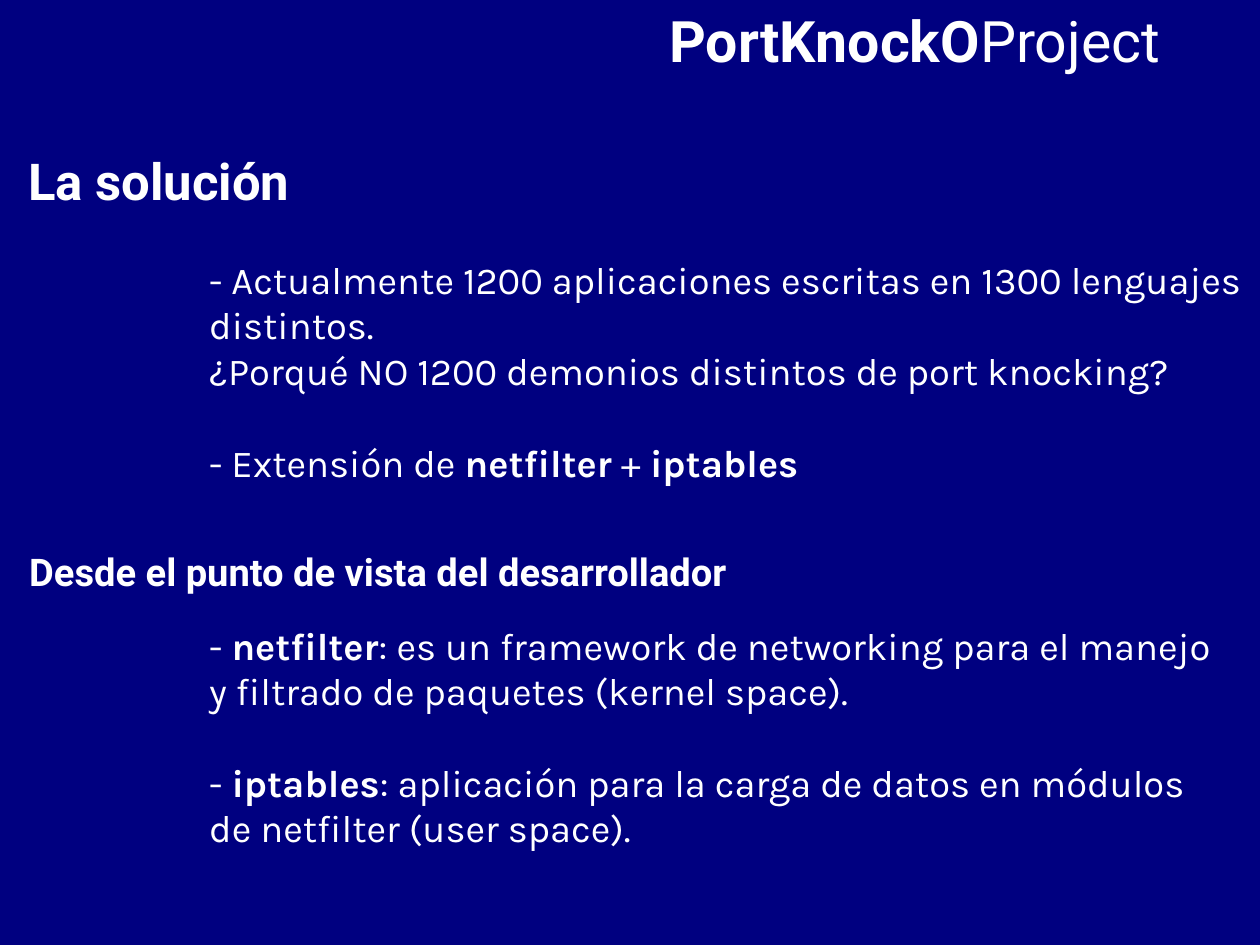
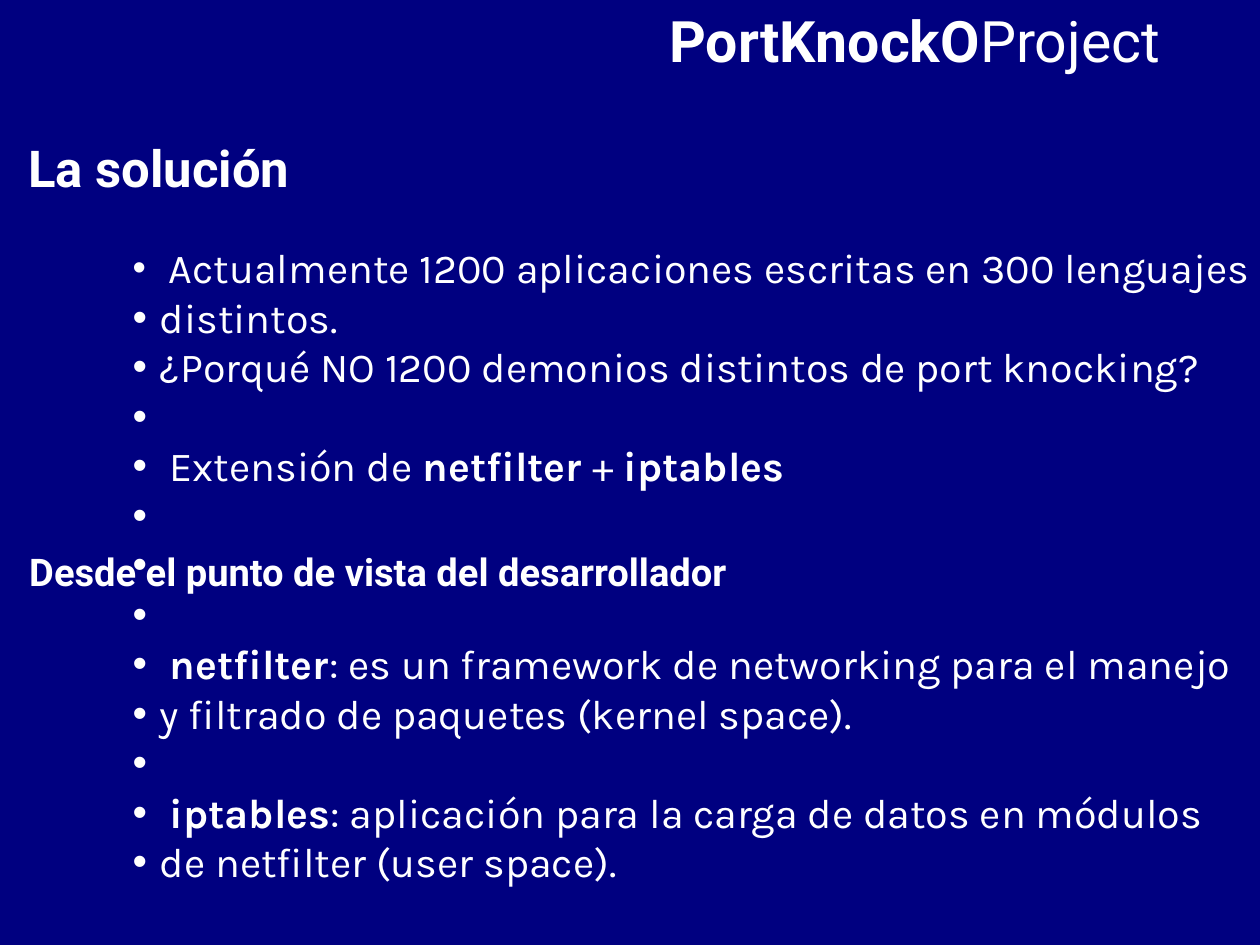
Before and after one commit to BackupTheBerlios/portknocko-svn, a slide deck: slide 7 of trunk/jornadas/jornadas.odp (slide 6 before the commit). Drawn at 1260x945 pixels with LibreOffice and Linux fonts; fonts in the diff are those of the drawing. Boxes give left, top, right and bottom in pixels: in the first picture for what was removed or moved away, otherwise in the second. Text is boxed around its words. In the diff, an @@ line names an element or a change of style, - is before the commit and + after.

```diff
--- a/trunk/jornadas/jornadas.odp
+++ b/trunk/jornadas/jornadas.odp
@@ text "La solución": place and size @@
-text "La solución" at [28,162,289,201]
+text "La solución" at [28,149,289,188]
@@ text "Actualmente 1200 aplicaciones escritas en ...": place and size @@
-text "Actualmente 1200 aplicaciones escritas en ..." at [209,267,1241,851]
+text "Actualmente 1200 aplicaciones escritas en ..." at [160,254,1249,887]
@@ text at [169,254,1249,293]: text changed; size 24 to 26 pt @@
-- Actualmente 1200 aplicaciones escritas en 1300 lenguajes
+• Actualmente 1200 aplicaciones escritas en 300 lenguajes
@@ text at [160,304,1199,887]: size 24 to 26 pt in "distintos.", "¿Porqué NO 1200 demonios distintos de port ...", "y filtrado de paquetes (kernel space).", "de netfilter (user space)."; bullet none to • @@
@@ text at [170,449,1231,689]: text changed; size 24 to 26 pt @@
-- Extensión de netfilter + iptables
-- netfilter: es un framework de networking para el manejo
+• Extensión de netfilter + iptables
+• netfilter: es un framework de networking para el manejo
@@ text at [170,796,1202,838]: text changed; size 24 to 26 pt @@
-- iptables: aplicación para la carga de datos en módulos
+• iptables: aplicación para la carga de datos en módulos
```
Also in this commit, not shown: 9 other slides changed, 1 slide added.
